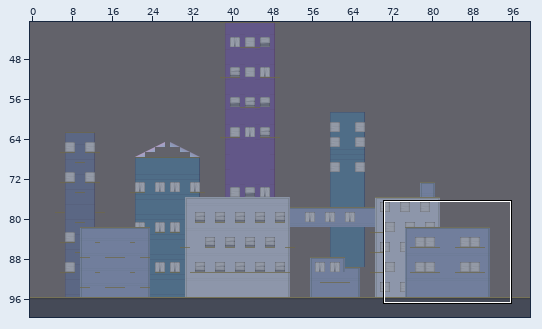
Two versions of a level (Tiled map (JSON), public/assets/maps/city.json). Above, an overview of the earlier version with the close-up marked.
Close-up. Earlier state:
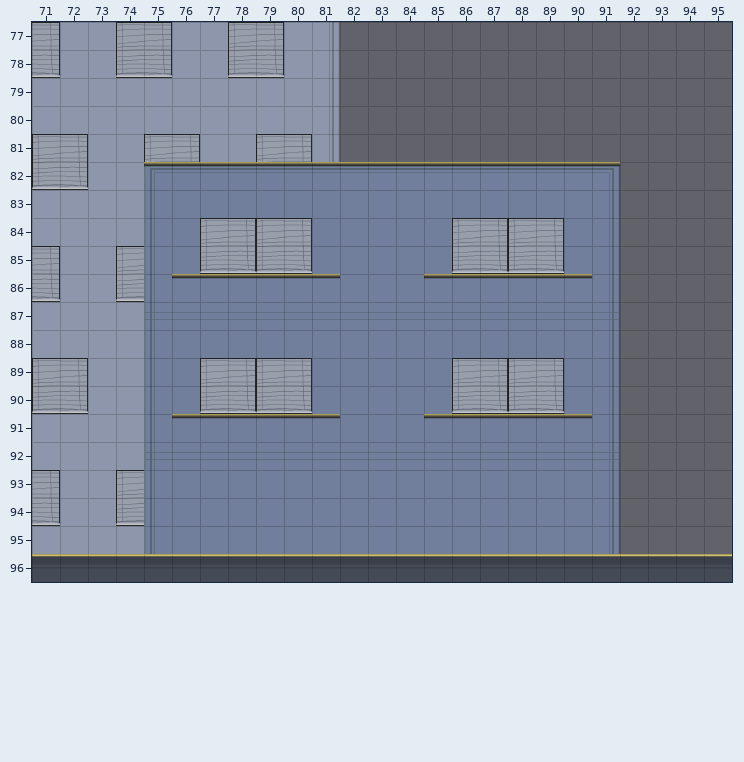
Cells are 100x100 px. Shown: x 71..95, y 77..96. The commit also changed other parts of the map, which this record leaves out.
After the commit:
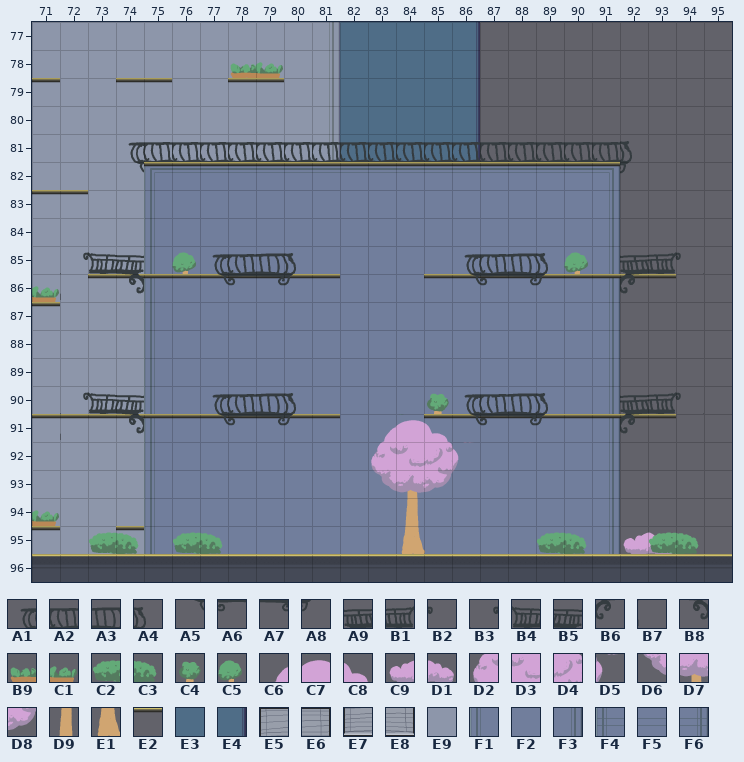
Key: from "tileset_buildings": A1 14, A2 15, A3 16, A4 17, A5 54, A6 55, A7 56, A8 57, A9 94, B1 95, B2 96, B3 101, B4 102, B5 103, B6 134, B7 141, B8 143, B9 252, C1 253, C2 290, C3 291, C4 294, C5 296, C6 330, C7 331, C8 332, C9 333, D1 334, D2 370, D3 371, D4 372, D5 373, D6 410, D7 411, D8 412, D9 451, E1 491; from "tileset_city": E2 10, E3 44, E4 45, E5 128, E6 129, E7 168, E8 169, E9 241, F1 243, F2 244, F3 245, F4 283, F5 284, F6 285.
__ is an empty cell, ## one hidden under a higher layer, .. an unchanged one.
Change:
--- layer "Background Tiles"
@@ x 71..86 @@
-77 E6 .. .. E5 E6 .. .. E5 E6 .. .. __ __ __ __ __
-78 E8 .. .. E7 E8 .. .. E7 E8 .. .. __ __ __ __ __
-79 .. .. .. .. .. .. .. .. .. .. .. __ __ __ __ __
-80 .. .. .. .. .. .. .. .. .. .. .. __ __ __ __ __
-81 E5 E6 .. .. E5 E6 .. .. E5 E6 .. __ __ __ __ __
-82 E7 E8 .. .. .. .. .. .. .. .. .. .. .. .. .. ..
+77 E9 .. .. E9 E9 .. .. E9 E9 .. .. E3 E3 E3 E3 E4
+78 E9 .. .. E9 E9 .. .. E9 E9 .. .. E3 E3 E3 E3 E4
+79 .. .. .. .. .. .. .. .. .. .. .. E3 E3 E3 E3 E4
+80 .. .. .. .. .. .. .. .. .. .. .. E3 E3 E3 E3 E4
+81 E9 E9 .. .. E9 E9 .. .. E9 E9 .. E3 E3 E3 E3 E4
+82 E9 E9 .. .. .. .. .. .. .. .. .. .. .. .. .. ..
@@ x 71..91 @@
-84 .. .. .. .. .. .. E5 E6 E5 E6 .. .. .. .. .. E5 E6 E5 E6 .. ..
-85 E6 .. .. E5 .. .. E7 E8 E7 E8 .. .. .. .. .. E7 E8 E7 E8 .. ..
-86 E8 .. .. E7 .. .. .. .. .. .. .. .. .. .. .. .. .. .. .. .. ..
-87 .. .. .. .. F4 F5 F5 F5 F5 F5 F5 F5 F5 F5 F5 F5 F5 F5 F5 F5 F6
+84 .. .. .. .. .. .. F2 F2 F2 F2 .. .. .. .. .. F2 F2 F2 F2 .. ..
+85 E9 .. .. E9 .. .. F2 F2 F2 F2 .. .. .. .. .. F2 F2 F2 F2 .. ..
+86 E9 .. .. E9 .. .. .. .. .. .. .. .. .. .. .. .. .. .. .. .. ..
+87 .. .. .. .. F1 F2 F2 F2 F2 F2 F2 F2 F2 F2 F2 F2 F2 F2 F2 F2 F3
@@ x 71..89 @@
-89 E5 E6 .. .. .. .. E5 E6 E5 E6 .. .. .. .. .. E5 E6 E5 E6
-90 E7 E8 .. .. .. .. E7 E8 E7 E8 .. .. .. .. .. E7 E8 E7 E8
+89 E9 E9 .. .. .. .. F2 F2 F2 F2 .. .. .. .. .. F2 F2 F2 F2
+90 E9 E9 .. .. .. .. F2 F2 F2 F2 .. .. .. .. .. F2 F2 F2 F2
@@ x 71..93 @@
-92 .. .. .. .. F4 F5 F5 F5 F5 F5 F5 F5 F5 F5 F5 F5 F5 F5 F5 F5 F6 .. ..
-93 E6 .. .. E5 .. .. .. .. .. .. .. .. .. .. .. .. .. .. .. .. .. .. ..
-94 E8 .. .. E7 .. .. .. .. .. .. .. .. .. .. .. .. .. .. .. .. .. .. ..
-95 .. .. .. .. .. .. .. .. .. .. .. .. .. .. .. .. .. .. .. .. .. __ __
+92 .. .. .. .. F1 F2 F2 F2 F2 F2 F2 F2 F2 ## F2 F2 F2 F2 F2 F2 F3 .. ..
+93 E9 .. .. E9 .. .. .. .. .. .. .. .. .. .. .. .. .. .. .. .. .. .. ..
+94 E9 .. .. E9 .. .. .. .. .. .. .. .. .. .. .. .. .. .. .. .. .. .. ..
+95 .. .. .. .. .. .. .. .. .. .. .. .. .. .. .. .. .. .. .. .. .. C9 D1
--- layer "Foreground Tiles"
@@ x 71..79 @@
-79 __ .. .. __ __ .. .. __ __
+79 E2 .. .. E2 E2 .. .. E2 E2
@@ x 71..72 @@
-83 __ __
+83 E2 E2
@@ x 71..93 @@
-86 .. .. __ __ __ .. .. .. .. .. .. .. .. .. .. .. .. .. .. .. __ __ __
-87 __ .. .. .. .. .. .. .. .. .. .. .. .. .. .. .. .. .. .. .. .. .. ..
+86 .. .. E2 E2 E2 .. .. .. .. .. .. .. .. .. .. .. .. .. .. .. E2 E2 E2
+87 E2 .. .. .. .. .. .. .. .. .. .. .. .. .. .. .. .. .. .. .. .. .. ..
@@ x 71..93 @@
-91 __ __ __ __ __ .. .. .. .. .. .. .. .. .. .. .. .. .. .. .. __ __ __
+91 E2 E2 E2 E2 E2 .. .. .. .. .. .. .. .. .. .. .. .. .. .. .. E2 E2 E2
@@ x 71..74 @@
-95 __ .. .. __
+95 E2 .. .. E2
--- layer "Overlay Tiles"
@@ x 78..79 @@
-78 __ __
+78 B9 C1
@@ x 74..92 @@
-81 __ __ __ __ __ __ __ __ __ __ __ __ __ __ __ __ __ __ __
-82 __ .. .. .. .. .. .. .. .. .. .. .. .. .. .. .. .. .. __
+81 A1 A2 A2 A2 A2 A2 A2 A2 A2 A2 A2 A2 A2 A2 A2 A2 A2 A2 A4
+82 A5 .. .. .. .. .. .. .. .. .. .. .. .. .. .. .. .. .. A8
@@ x 71..94 @@
-85 .. __ __ __ .. __ __ __ __ __ .. .. .. .. .. __ __ __ __ __ .. __ __ __
-86 __ .. .. __ .. .. __ __ __ __ .. .. .. .. .. __ __ __ __ .. .. __ .. ..
+85 .. B3 B4 B5 .. C5 A1 A2 A3 A4 .. .. .. .. .. A1 A2 A3 A4 C5 .. A9 B1 B2
+86 C1 .. .. B8 .. .. A5 A6 A7 A8 .. .. .. .. .. A5 A6 A7 A8 .. .. B6 .. ..
@@ x 71..94 @@
-90 .. __ __ __ .. .. __ __ __ __ .. .. .. .. __ __ __ __ __ .. .. __ __ __
-91 .. __ .. __ .. .. __ __ __ __ .. .. __ __ __ __ __ __ __ .. .. __ .. ..
-92 .. .. .. .. .. .. .. .. .. .. .. .. __ __ __ __ .. .. .. .. .. .. .. ..
-93 .. .. .. .. .. .. .. .. .. .. .. .. __ __ __ .. .. .. .. .. .. .. .. ..
-94 __ .. .. .. .. .. .. .. .. .. .. .. .. __ .. .. .. .. .. .. .. .. .. ..
-95 .. .. __ __ .. __ __ .. .. .. .. .. .. __ .. .. .. .. __ __ .. .. __ __
+90 .. B3 B4 B5 .. .. A1 A2 A3 A4 .. .. .. .. C4 A1 A2 A3 A4 .. .. A9 B1 B2
+91 .. B7 .. B8 .. .. A5 A6 A7 A8 .. .. C6 C7 C8 A5 A6 A7 A8 .. .. B6 .. ..
+92 .. .. .. .. .. .. .. .. .. .. .. .. D2 D3 D4 D5 .. .. .. .. .. .. .. ..
+93 .. .. .. .. .. .. .. .. .. .. .. .. D6 D7 D8 .. .. .. .. .. .. .. .. ..
+94 C1 .. .. .. .. .. .. .. .. .. .. .. .. D9 .. .. .. .. .. .. .. .. .. ..
+95 .. .. C2 C3 .. C2 C3 .. .. .. .. .. .. E1 .. .. .. .. C2 C3 .. .. C2 C3
Changed places in both close-ups, as pixel boxes (x1, y1, x2, y2):
changed: (32, 22, 60, 83)
changed: (116, 22, 632, 174)
changed: (32, 134, 88, 195)
changed: (32, 218, 704, 320)
changed: (32, 358, 704, 554)
